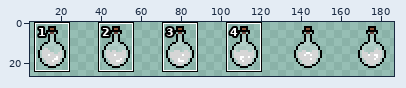
Sprite sheet -- Assets/Potion/Potion.png. Above: a wide view before the commit, with the close-up outlined.
Close-up. Old version:
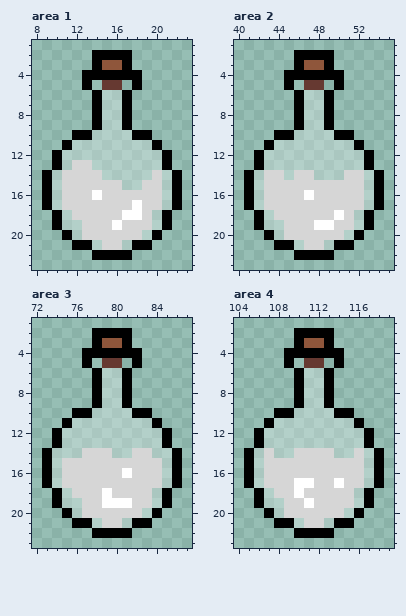
The file is 192x32 pixels. Shown: area 1: x 8..23, y 1..23; area 2: x 40..55, y 1..23; area 3: x 72..87, y 1..23; area 4: x 104..119, y 1..23. The wide view leaves out empty margins. The commit also changed other parts of the picture, which this record leaves out.
Now the later version:
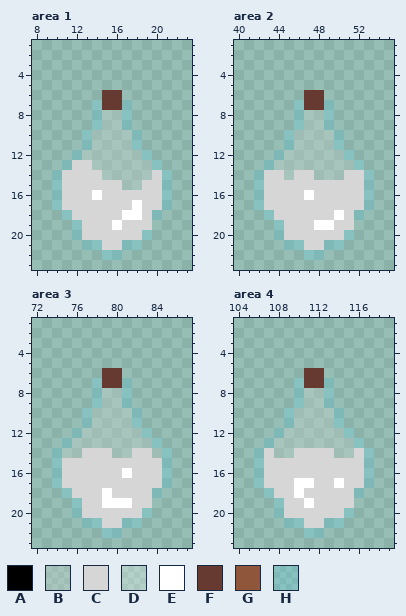
Palette (. is transparent): A #000000  B #d6d6d646  C #d6d6d6  D #ffffff46  E #ffffff  F #663931  G #8f563b  H #5fcde446
Diff:
Changed rows in their new state; - is an unchanged pixel.
Area 1:
first column x 9:
 2 -----....-----
 3 -----....-----
 4 ----......----
 5 ----.-..-.----
 6 -----.FF.-----
 7 -----HFFH-----
 8 -----HBBH-----
 9 -----HBBH-----
10 ---.HBBBBH.---
11 --..HBBBBH..--
12 -..HBBBBBBH..-
13 -.H--BBBBBBH.-
14 .H----BBBBB-H.
15 .H------BB--H.
16 .H----------H.
17 .H----------H.
18 -.H--------H.-
19 -..H-------..-
20 --.H------H.--
21 ---.HH--HH.---
22 -----.HH.-----
Area 2:
first column x 41:
 2 -----....-----
 3 -----....-----
 4 ----......----
 5 ----.-..-.----
 6 -----.FF.-----
 7 -----HFFH-----
 8 -----HBBH-----
 9 -----HBBH-----
10 ---.HBBBBH.---
11 --..HBBBBH..--
12 -..HBBBBBBH..-
13 -.HBBBBBBBBH.-
14 .H--B--BBB--H.
15 .H----------H.
16 .H----------H.
17 .H----------H.
18 -.H--------H.-
19 -..H-------..-
20 --.H------H.--
21 ---.HH--HH.---
22 -----.HH.-----
Area 3:
first column x 73:
 2 -----....-----
 3 -----....-----
 4 ----......----
 5 ----.-..-.----
 6 -----.FF.-----
 7 -----HFFH-----
 8 -----HBBH-----
 9 -----HBBH-----
10 ---.HBBBBH.---
11 --..HBBBBH..--
12 -..HBBBBBBH..-
13 -.HBBBBBBBBH.-
14 .HBB---BB--BH.
15 .H----------H.
16 .H----------H.
17 .H----------H.
18 -.H--------H.-
19 -..H-------..-
20 --.H------H.--
21 ---.HH--HH.---
22 -----.HH.-----
Area 4:
first column x 105:
 2 -----....-----
 3 -----....-----
 4 ----......----
 5 ----.-..-.----
 6 -----.FF.-----
 7 -----HFFH-----
 8 -----HBBH-----
 9 -----HBBH-----
10 ---.HBBBBH.---
11 --..HBBBBH..--
12 -..HBBBBBBH..-
13 -.HBBBBBBBBH.-
14 .H-BB----BB-H.
15 .H----------H.
16 .H----------H.
17 .H----------H.
18 -.H--------H.-
19 -..H-------..-
20 --.H------H.--
21 ---.HH--HH.---
22 -----.HH.-----
